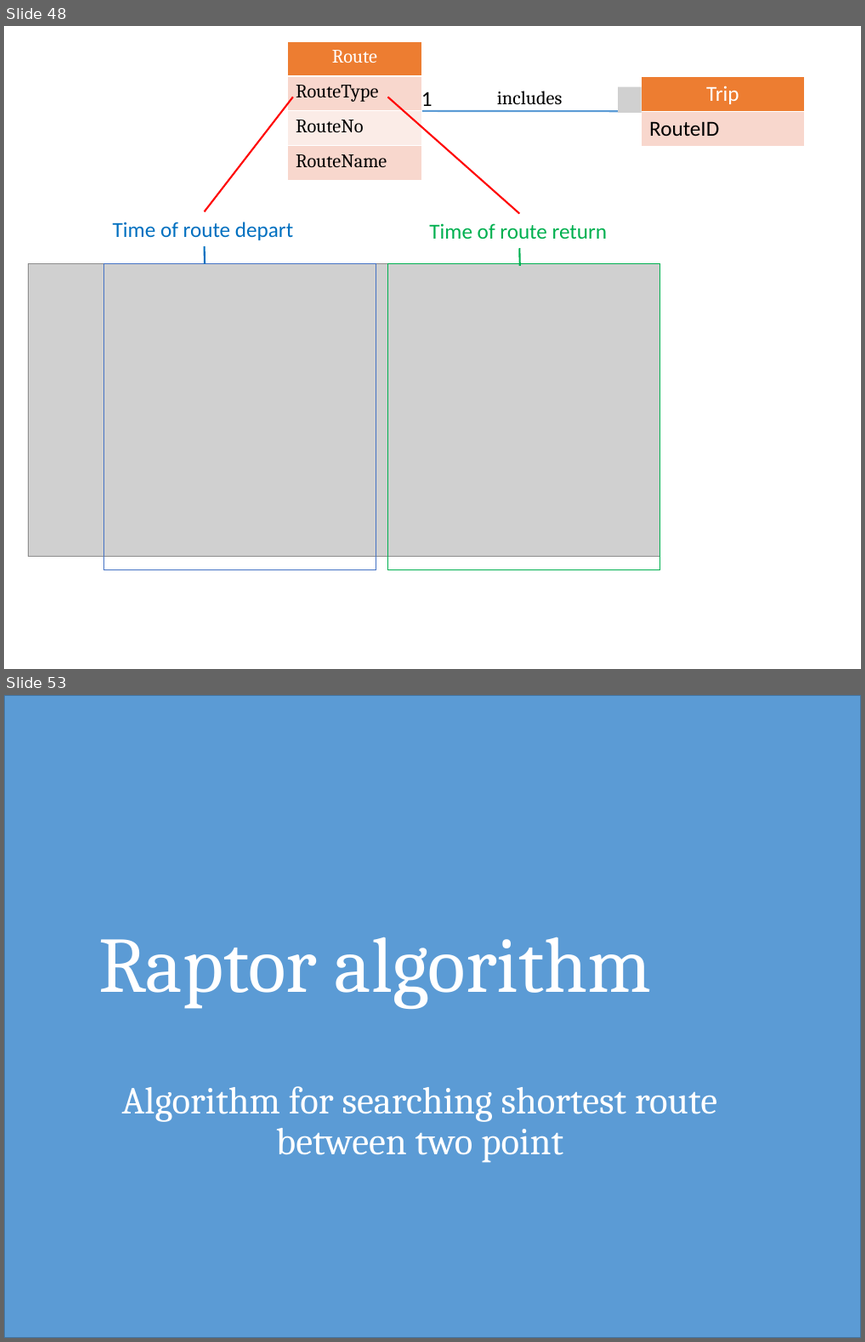
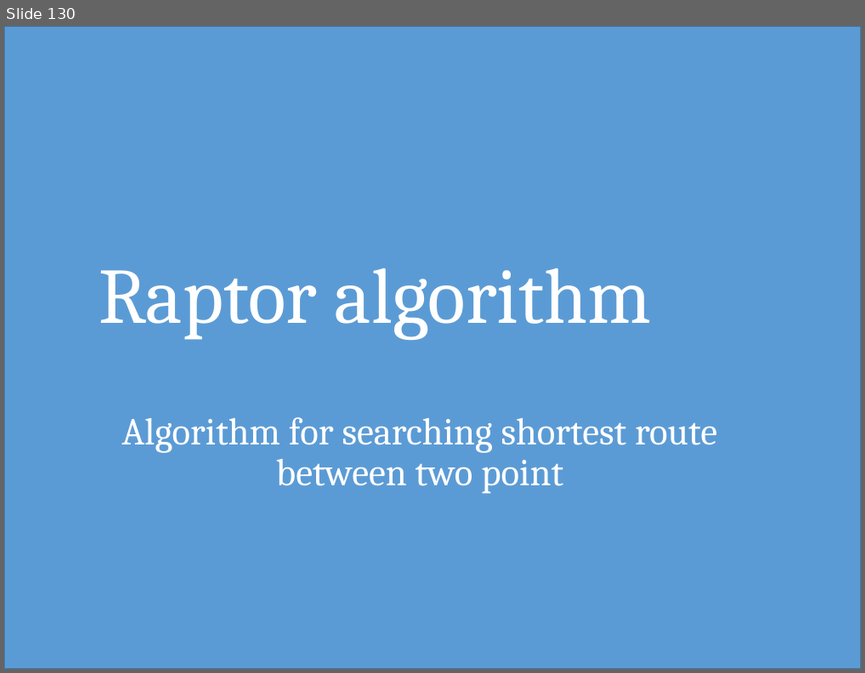
Before and after one commit to hqt/street-router, a slide deck: Document/presentation/full presentation.pptx. Shown one above the other, each under a label of ours: slides 48 and 53 before the commit, slide 130 after it; the slides between them are not shown. The pictures are 865x1342 and 865x673 pixels, drawn with LibreOffice and Linux fonts; fonts in the diff are those of the drawing; grey boxes stand for pictures. Boxes give left, top, right and bottom in pixels: in the first picture for what was removed or moved away, otherwise in the second. Text is boxed around its words. In the diff, an @@ line names an element or a change of style, - is before the commit and + after.

```diff
--- a/Document/presentation/full presentation.pptx
+++ b/Document/presentation/full presentation.pptx
@@ slide 48 removed at [4,26,861,669], background #FFFFFF @@
@@ table removed at [288,41,423,181], 4 rows, 1 columns @@
-Route
-RouteType
-RouteNo
-RouteName
@@ table removed at [641,76,804,146], 2 rows, 1 columns @@
-Trip
-RouteID
@@ line removed from (293, 97) to (205, 212) @@
@@ line removed from (388, 97) to (520, 214) @@
@@ text removed at [421,91,432,112] @@
-1
@@ text removed at [497,91,562,104] @@
-includes
@@ picture removed at [619,87,642,113] @@
@@ line removed from (422, 111) to (641, 111) @@
@@ text removed at [113,222,293,240] @@
-Time of route depart
@@ text removed at [429,223,607,239] @@
-Time of route return
@@ line removed from (205, 246) to (205, 263) @@
@@ line removed from (520, 248) to (520, 266) @@
@@ picture removed at [28,263,660,556] @@
@@ rectangle removed at [104,263,375,569] @@
@@ rectangle removed at [388,263,659,569] @@
@@ what was slide 53 is now slide 130 @@
```
Also in this commit, not shown: 31 slides changed, 134 slides added, 112 other slides removed.
